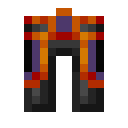
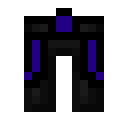
Before/after of a (128, 128) layered artwork. What changed in the layer stack:
added layer "Calque #4" (overlay, 88%) above "Calque #3" over (24, 8, 104, 88)
added layer "Calque #3" (darken, 88%) above "Calque #1" over (24, 8, 104, 88)
"Calque #1": blend overlay → color, painted on it over (24, 8, 104, 88)
painted on "Calque #2" over (24, 16, 104, 80)
added layer "Calque #5" (64%) above "tim_leggings_icon.png" over (24, 24, 104, 112)
